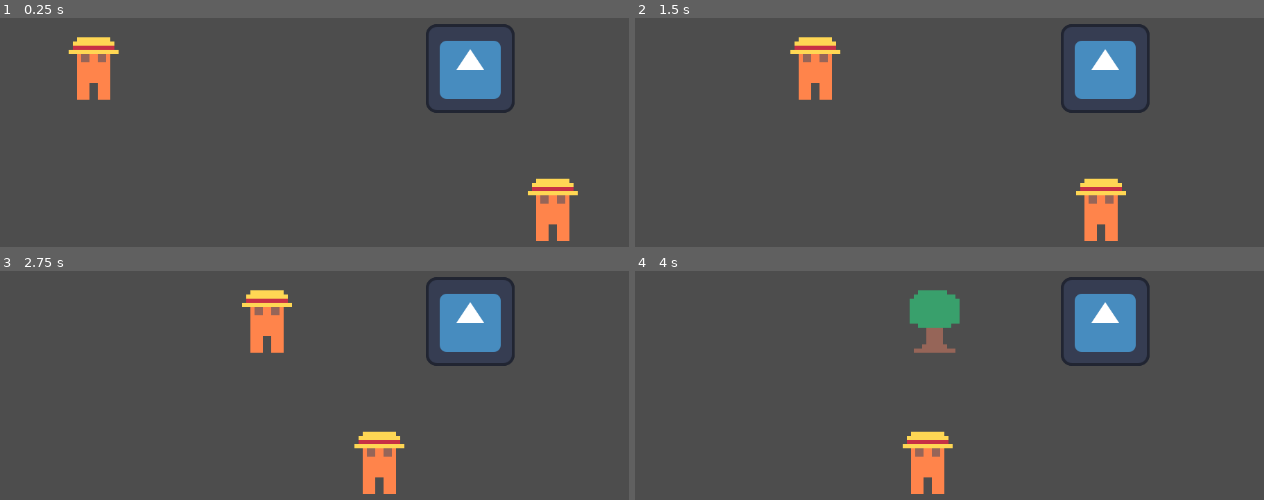
Above: before the commit, frames 1-4 (two rows, left to right).
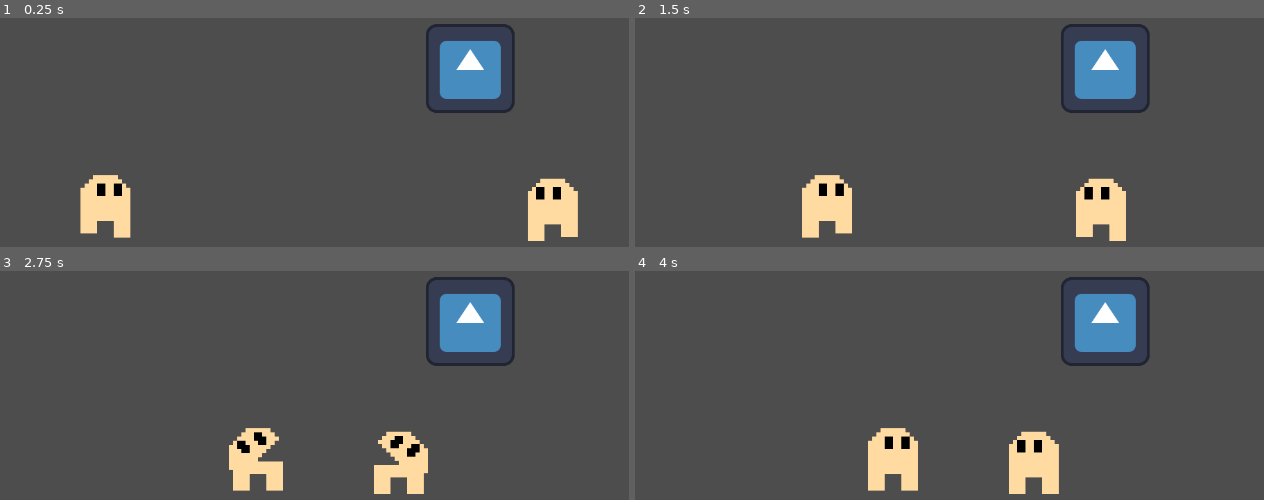
Above: after the commit, the same moments.

Repository: Aearhart55/web-battle
Game: Godot game, scene res://main.tscn
Two runs of this game, one before a commit and one after it. Both use one fixed random seed, a clock stepped at 60 frames per second and the inputs below. The engine's default icon, where the game draws it, is replaced by a stand-in: a white triangle on a blue panel in a dark square.
Inputs:
- Up to frame 1 (0.25 s): no input
- Up to frame 2 (1.5 s): no input
- Up to frame 3 (2.75 s): no input
- Up to frame 4 (4 s): no input

The runs differ from the first frame. In frame 1, 5.3% of the frame differs, in the area x 10-92%, y 8-98%; in frame 2, 5.3%; in frame 3, 5.8%; in frame 4, 6.5%, in the area x 37-68%, y 8-98%.

Commit message:
Cleaned up movement and animations, added basic sprite

Diff:
--- a/basic_unit.tscn
+++ b/basic_unit.tscn
@@ -1,26 +1,18 @@
-[gd_scene load_steps=12 format=3 uid="uid://dpf060j85153o"]
+[gd_scene load_steps=16 format=3 uid="uid://dpf060j85153o"]
 
 [ext_resource type="Script" uid="uid://8kr1tiq28xdo" path="res://unit.gd" id="1_dxuyo"]
-[ext_resource type="Texture2D" uid="uid://rf87sre8ttwj" path="res://farmer_sprites.png" id="2_w2ktf"]
+[ext_resource type="Texture2D" uid="uid://k246a30co4c5" path="res://unit_spritesheet.png" id="2_w2ktf"]
 
 [sub_resource type="RectangleShape2D" id="RectangleShape2D_ruwid"]
 size = Vector2(8.833334, 17.5)
 
-[sub_resource type="AtlasTexture" id="AtlasTexture_yul4q"]
-atlas = ExtResource("2_w2ktf")
-region = Rect2(0, 48, 16, 16)
-
-[sub_resource type="AtlasTexture" id="AtlasTexture_w2ktf"]
-atlas = ExtResource("2_w2ktf")
-region = Rect2(32, 0, 16, 16)
-
 [sub_resource type="AtlasTexture" id="AtlasTexture_ruwid"]
 atlas = ExtResource("2_w2ktf")
-region = Rect2(16, 0, 16, 16)
+region = Rect2(0, 0, 16, 16)
 
 [sub_resource type="AtlasTexture" id="AtlasTexture_8gp7b"]
 atlas = ExtResource("2_w2ktf")
-region = Rect2(0, 0, 16, 16)
+region = Rect2(16, 16, 16, 16)
 
 [sub_resource type="AtlasTexture" id="AtlasTexture_25uv2"]
 atlas = ExtResource("2_w2ktf")
@@ -30,32 +22,45 @@
 atlas = ExtResource("2_w2ktf")
 region = Rect2(16, 0, 16, 16)
 
+[sub_resource type="AtlasTexture" id="AtlasTexture_yul4q"]
+atlas = ExtResource("2_w2ktf")
+region = Rect2(0, 0, 16, 16)
+
 [sub_resource type="AtlasTexture" id="AtlasTexture_qqmv6"]
+atlas = ExtResource("2_w2ktf")
+region = Rect2(0, 16, 16, 16)
+
+[sub_resource type="AtlasTexture" id="AtlasTexture_4g7e5"]
+atlas = ExtResource("2_w2ktf")
+region = Rect2(48, 16, 16, 16)
+
+[sub_resource type="AtlasTexture" id="AtlasTexture_2vh4w"]
+atlas = ExtResource("2_w2ktf")
+region = Rect2(0, 0, 16, 16)
+
+[sub_resource type="AtlasTexture" id="AtlasTexture_ctbmq"]
 atlas = ExtResource("2_w2ktf")
 region = Rect2(32, 0, 16, 16)
 
-[sub_resource type="SpriteFrames" id="SpriteFrames_qqmv6"]
+[sub_resource type="AtlasTexture" id="AtlasTexture_wgbod"]
+atlas = ExtResource("2_w2ktf")
+region = Rect2(32, 16, 16, 16)
+
+[sub_resource type="AtlasTexture" id="AtlasTexture_72akv"]
+atlas = ExtResource("2_w2ktf")
+region = Rect2(48, 0, 16, 16)
+
+[sub_resource type="SpriteFrames" id="SpriteFrames_lvhxn"]
 animations = [{
 "frames": [{
-"duration": 1.0,
-"texture": SubResource("AtlasTexture_yul4q")
-}],
-"loop": true,
-"name": &"idle",
-"speed": 5.0
-}, {
-"frames": [{
-"duration": 1.0,
-"texture": SubResource("AtlasTexture_w2ktf")
-}, {
 "duration": 1.0,
 "texture": SubResource("AtlasTexture_ruwid")
 }, {
 "duration": 1.0,
 "texture": SubResource("AtlasTexture_8gp7b")
 }],
-"loop": false,
-"name": &"recover",
+"loop": true,
+"name": &"idle",
 "speed": 5.0
 }, {
 "frames": [{
@@ -66,7 +71,35 @@
 "texture": SubResource("AtlasTexture_2oge6")
 }, {
 "duration": 1.0,
+"texture": SubResource("AtlasTexture_yul4q")
+}, {
+"duration": 1.0,
 "texture": SubResource("AtlasTexture_qqmv6")
+}],
+"loop": true,
+"name": &"move",
+"speed": 5.0
+}, {
+"frames": [{
+"duration": 1.0,
+"texture": SubResource("AtlasTexture_4g7e5")
+}, {
+"duration": 1.0,
+"texture": SubResource("AtlasTexture_2vh4w")
+}],
+"loop": false,
+"name": &"recover",
+"speed": 5.0
+}, {
+"frames": [{
+"duration": 1.0,
+"texture": SubResource("AtlasTexture_ctbmq")
+}, {
+"duration": 1.0,
+"texture": SubResource("AtlasTexture_wgbod")
+}, {
+"duration": 1.0,
+"texture": SubResource("AtlasTexture_72akv")
 }],
 "loop": false,
 "name": &"windup",
@@ -92,7 +125,7 @@
 shape = SubResource("RectangleShape2D_ruwid")
 
 [node name="AnimatedSprite2D" type="AnimatedSprite2D" parent="."]
-sprite_frames = SubResource("SpriteFrames_qqmv6")
+sprite_frames = SubResource("SpriteFrames_lvhxn")
 animation = &"recover"
 
 [node name="Timer" type="Timer" parent="."]
--- a/main.tscn
+++ b/main.tscn
@@ -20,9 +20,8 @@
 Team = 1
 
 [node name="basic unit2" parent="." instance=ExtResource("1_0xm2m")]
-position = Vector2(110, 220)
+position = Vector2(127, 419)
 damage = 2
-aoe_value = 2
 
 [node name="CharacterBody2D" type="CharacterBody2D" parent="."]
 position = Vector2(678, 223)
--- a/unit.gd
+++ b/unit.gd
@@ -24,9 +24,9 @@
 	if attack_range.is_colliding():
 		attack()
 	else:
-		move(delta)
-		if not anims.is_playing() and anims.animation != "idle":
-			anims.play("idle")
+		if anims.animation == "idle" or anims.animation == "move" or not anims.is_playing():
+			move(delta)
+			anims.play("move")
 
 func move(delta : float):
 	self.position.x += speed * delta
Binary file added: unit_spritesheet.ase
Binary file added: unit_spritesheet.png
Not shown, added: unit_spritesheet.png.import
